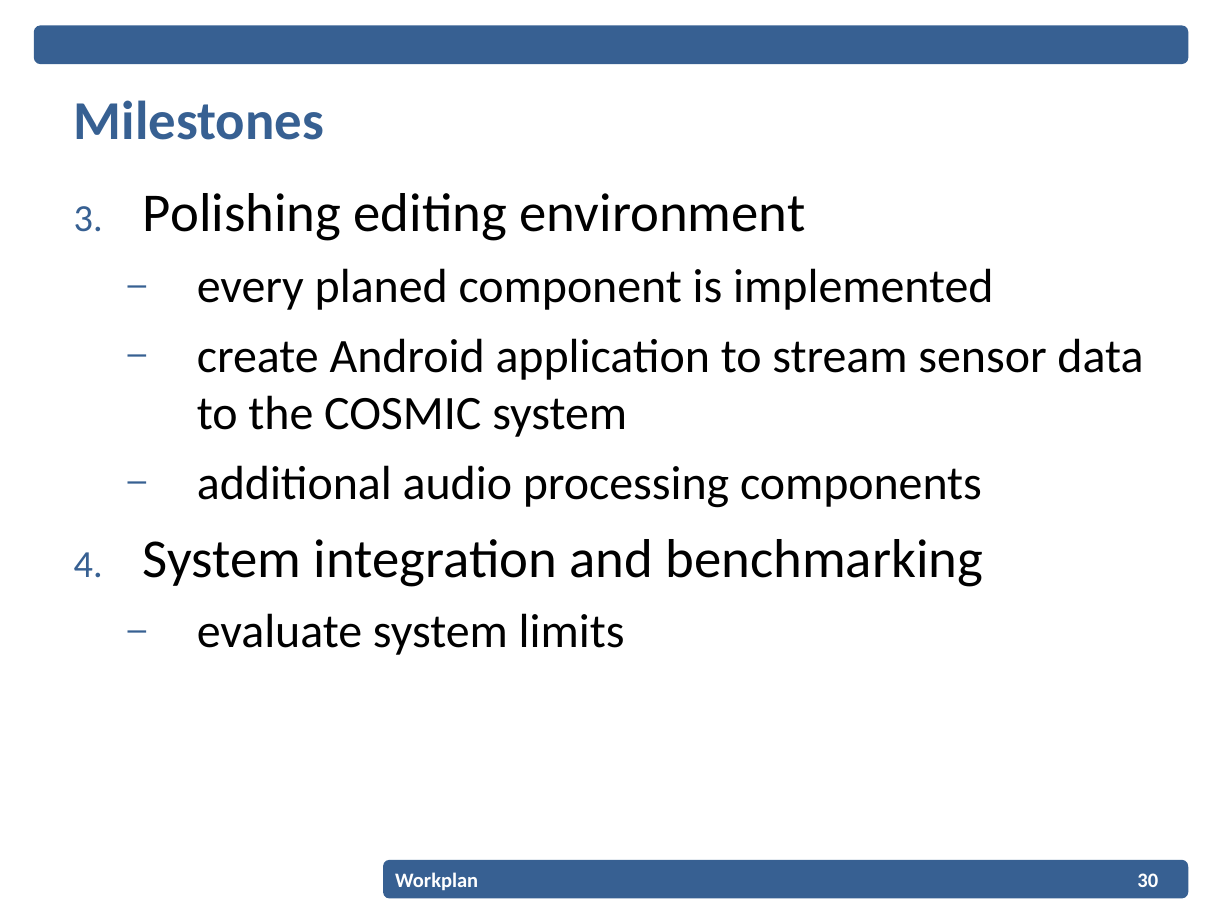
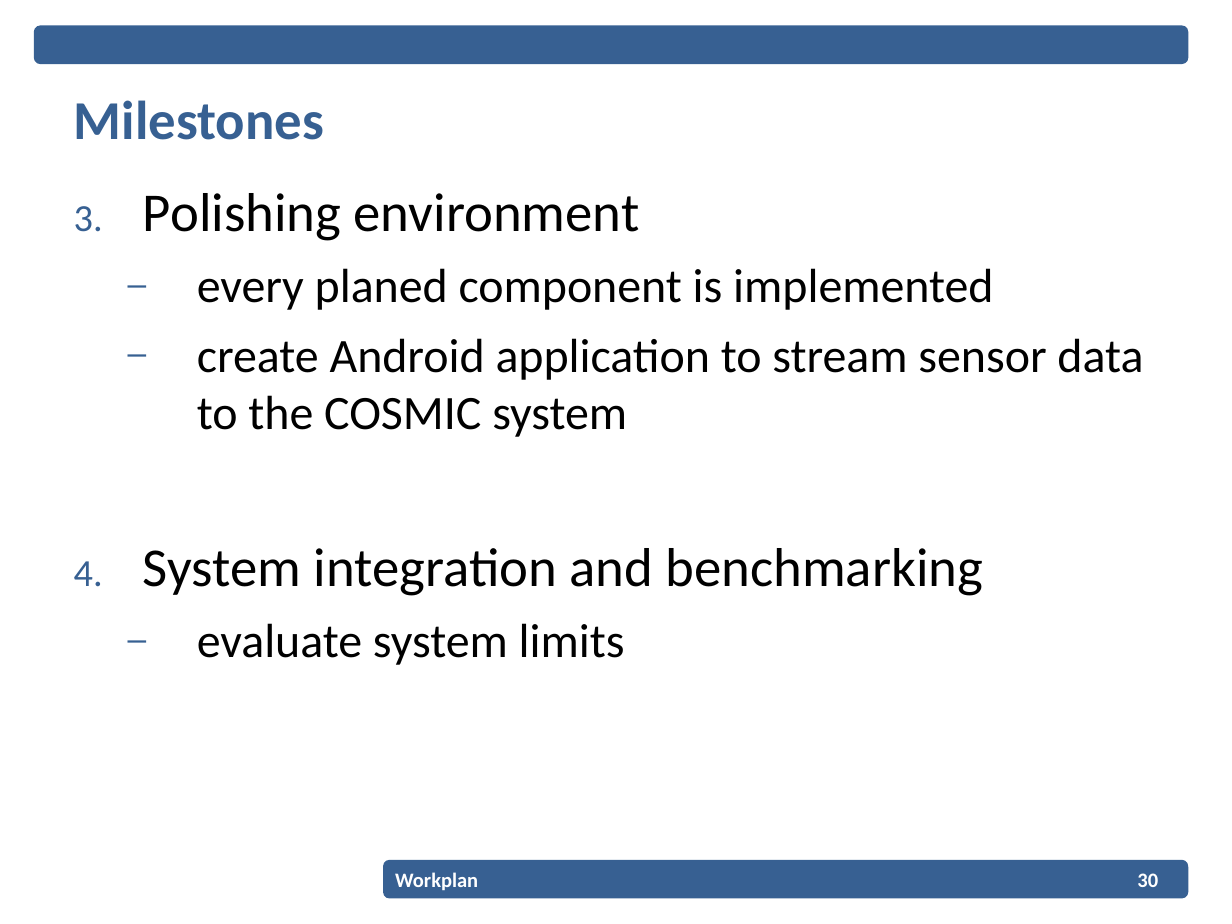
Before and after one commit to EPiCS/soundgates, a slide deck: slide 30 of documents/projectplan-presentation/Projectplan_Presentation.ppt. Drawn at 1232x924 pixels with LibreOffice and Linux fonts; fonts in the diff are those of the drawing; background and template pictures are left out. Boxes give left, top, right and bottom in pixels: in the first picture for what was removed or moved away, otherwise in the second. Text is boxed around its words. In the diff, an @@ line names an element or a change of style, - is before the commit and + after.

```diff
--- a/documents/projectplan-presentation/Projectplan_Presentation.ppt
+++ b/documents/projectplan-presentation/Projectplan_Presentation.ppt
@@ text at [143, 193, 640, 241]: text changed @@
-3. Polishing editing environment
+3. Polishing environment
@@ text at [197, 465, 982, 508]: paragraph removed @@
-  – additional audio processing components
```
Also in this commit, not shown: 4 other slides changed, 1 other file.
